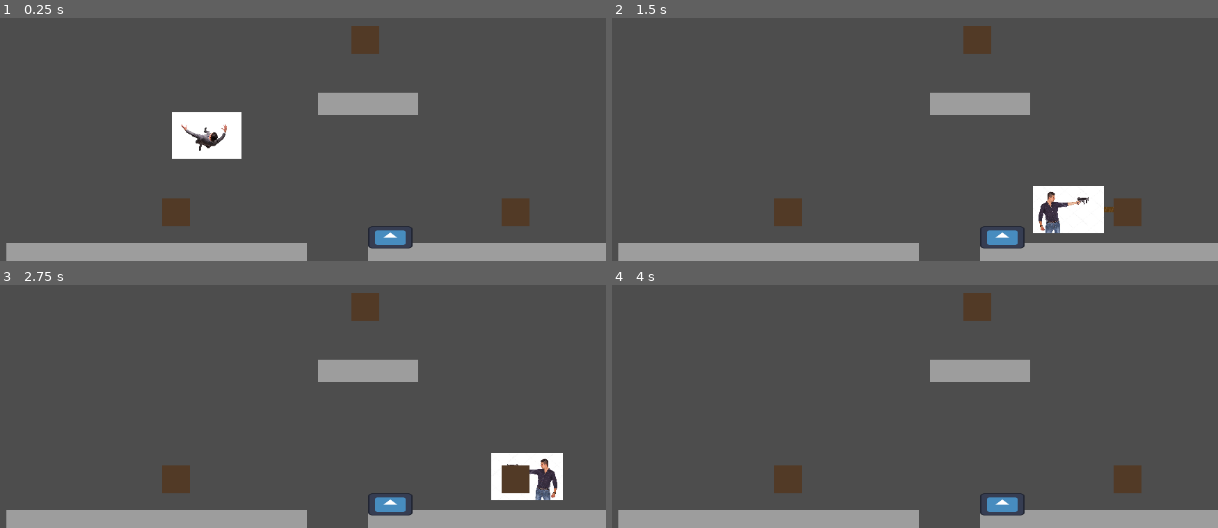
Above: before the commit, frames 1-4 (two rows, left to right).
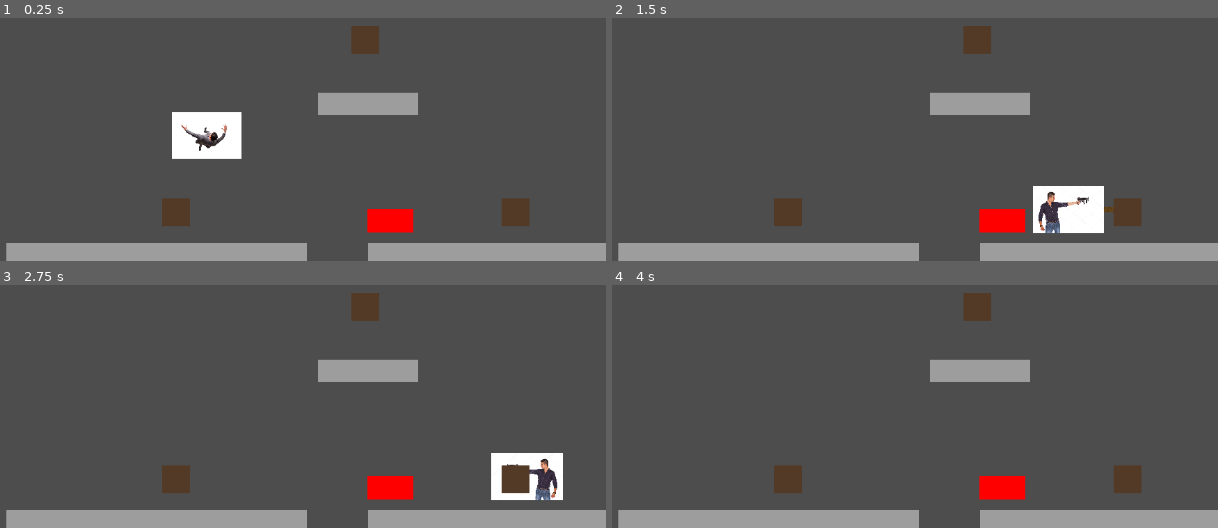
Above: after the commit, the same moments.

Repository: aafisk/grapple
Game: Godot game, scene res://main.tscn
Two runs of this game, one before a commit and one after it. Both use one fixed random seed, a clock stepped at 60 frames per second and the inputs below. The engine's default icon, where the game draws it, is replaced by a stand-in: a white triangle on a blue panel in a dark square.
Inputs:
- Up to frame 1 (0.25 s): no input
- Up to frame 2 (1.5 s): hold M (grapple) 0.53-1.28 s; hold D (right) from 0.53 s (still down); tap K (jump) at 0.77 s; tap M (grapple) at 1.35 s
- Up to frame 3 (2.75 s): tap K (jump) at 1.52 s; release D (right) at 2.03 s; hold A (left) from 2.03 s (still down); hold M (grapple) from 2.03 s (still down)
- Up to frame 4 (4 s): release A (left) at 2.78 s; release M (grapple) at 2.78 s; hold D (right) from 2.78 s (still down); tap M (grapple) at 2.85 s; tap K (jump) at 3.02, 3.77 s; hold M (grapple) from 3.53 s (still down)

The runs differ from the first frame. In frame 1, 1.2% of the frame differs, in the area x 60-69%, y 78-96%; in frame 2, 1.2%; in frame 3, 1.2%; in frame 4, 1.2%.

Commit message:
hazard signal and scene tree adjusted

Diff:
--- /dev/null
+++ b/level elements/hazard.gd
@@ -0,0 +1,7 @@
+extends StaticBody2D
+
+signal hazard_entered
+
+func _on_area_2d_body_entered(body):
+	if(body.name  == "player"):
+		hazard_entered.emit()
--- a/level elements/hazard.tscn
+++ b/level elements/hazard.tscn
@@ -1,16 +1,33 @@
-[gd_scene load_steps=3 format=3 uid="uid://bvq20rp3l1llc"]
+[gd_scene load_steps=4 format=3 uid="uid://bvq20rp3l1llc"]
 
-[ext_resource type="Texture2D" uid="uid://cggnfax1yc4p4" path="res://icon.svg" id="1_bbal3"]
+[ext_resource type="Script" path="res://level elements/hazard.gd" id="1_vql58"]
 
 [sub_resource type="RectangleShape2D" id="RectangleShape2D_ybimi"]
 size = Vector2(64, 32)
 
+[sub_resource type="RectangleShape2D" id="RectangleShape2D_4kmhj"]
+size = Vector2(66, 34)
+
 [node name="Hazard" type="StaticBody2D"]
+collision_layer = 4
+collision_mask = 4
+script = ExtResource("1_vql58")
 
-[node name="Sprite2D" type="Sprite2D" parent="."]
-position = Vector2(-4.76837e-07, -2.68221e-07)
-scale = Vector2(0.5, 0.25)
-texture = ExtResource("1_bbal3")
+[node name="ColorRect" type="ColorRect" parent="."]
+offset_left = -33.0
+offset_top = -17.0
+offset_right = 33.0
+offset_bottom = 17.0
+color = Color(1, 0, 0, 1)
 
 [node name="CollisionShape2D" type="CollisionShape2D" parent="."]
 shape = SubResource("RectangleShape2D_ybimi")
+
+[node name="Area2D" type="Area2D" parent="."]
+
+[node name="CollisionShape2D" type="CollisionShape2D" parent="Area2D"]
+shape = SubResource("RectangleShape2D_4kmhj")
+
+[connection signal="hazard_entered" from="." to="." method="_on_hazard_entered"]
+[connection signal="area_entered" from="Area2D" to="." method="_on_area_2d_area_entered"]
+[connection signal="body_entered" from="Area2D" to="." method="_on_area_2d_body_entered"]
--- a/main.tscn
+++ b/main.tscn
@@ -7,23 +7,10 @@
 
 [node name="Main" type="Node"]
 
-[node name="Background" type="Node" parent="."]
-
 [node name="LevelElements" type="Node" parent="."]
 
 [node name="Player" parent="LevelElements" instance=ExtResource("1_0k1up")]
 position = Vector2(576, 336)
-
-[node name="Platform" parent="LevelElements" instance=ExtResource("3_cke4r")]
-position = Vector2(504, 640)
-scale = Vector2(3, 1)
-
-[node name="Platform2" parent="LevelElements" instance=ExtResource("3_cke4r")]
-position = Vector2(808, 424)
-
-[node name="Platform3" parent="LevelElements" instance=ExtResource("3_cke4r")]
-position = Vector2(1024, 640)
-scale = Vector2(3, 1)
 
 [node name="GrappleBlock" parent="LevelElements" instance=ExtResource("4_44i2i")]
 position = Vector2(784, 312)
@@ -34,7 +21,20 @@
 [node name="GrappleBlock3" parent="LevelElements" instance=ExtResource("4_44i2i")]
 position = Vector2(1000, 560)
 
-[node name="Hazard" parent="LevelElements" instance=ExtResource("4_vf7m0")]
-position = Vector2(840, 616)
+[node name="Hazards" type="Node" parent="LevelElements" groups=["hazard"]]
 
-[node name="Foreground" type="Node" parent="."]
+[node name="Hazard" parent="LevelElements/Hazards" instance=ExtResource("4_vf7m0")]
+position = Vector2(840, 592)
+
+[node name="Platforms" type="Node" parent="LevelElements"]
+
+[node name="Platform" parent="LevelElements/Platforms" instance=ExtResource("3_cke4r")]
+position = Vector2(504, 640)
+scale = Vector2(3, 1)
+
+[node name="Platform2" parent="LevelElements/Platforms" instance=ExtResource("3_cke4r")]
+position = Vector2(808, 424)
+
+[node name="Platform3" parent="LevelElements/Platforms" instance=ExtResource("3_cke4r")]
+position = Vector2(1024, 640)
+scale = Vector2(3, 1)
--- a/player/player.gd
+++ b/player/player.gd
@@ -13,8 +13,10 @@
 @export var grapple_speed = 4000
 @export var health = 3
 @export var hooked = false
+@export var invincibile = false
 @export_range(0.0, 1.0) var friction = 0.15
 @export_range(0.0 , 1.0) var acceleration = 0.25
+
 
 var grapple = false
 
@@ -54,9 +56,15 @@
 	else:
 		velocity.x = lerp(velocity.x, 0.0, friction)
 
-	var object = move_and_collide(Vector2.ZERO)
+#	var collision = move_and_collide(Vector2.ZERO)
+#
+#	var collision_count = 0
+#	while (collision and collision_count < 5):
+#		var collider = collision.get_collider()
+#		print(collider)
+	# check_hurt(object)
+
 	move_and_slide()
-
 
 	play_animation()
 
@@ -110,7 +118,7 @@
 	hooked = false
 
 func check_hurt(body):
-	if body.get_collider() == "hazard":
+	if body.get_collision_layer() == 3:
 		health -= 1
 		emit_signal("hurt")
 		if health <= 0:
--- a/player/player.tscn
+++ b/player/player.tscn
@@ -49,7 +49,9 @@
 [sub_resource type="RectangleShape2D" id="RectangleShape2D_ykk4e"]
 size = Vector2(64, 96)
 
-[node name="Player" type="CharacterBody2D"]
+[node name="Player" type="CharacterBody2D" groups=["hazard"]]
+collision_layer = 5
+collision_mask = 5
 script = ExtResource("1_wx71a")
 metadata/_edit_group_ = true
 
